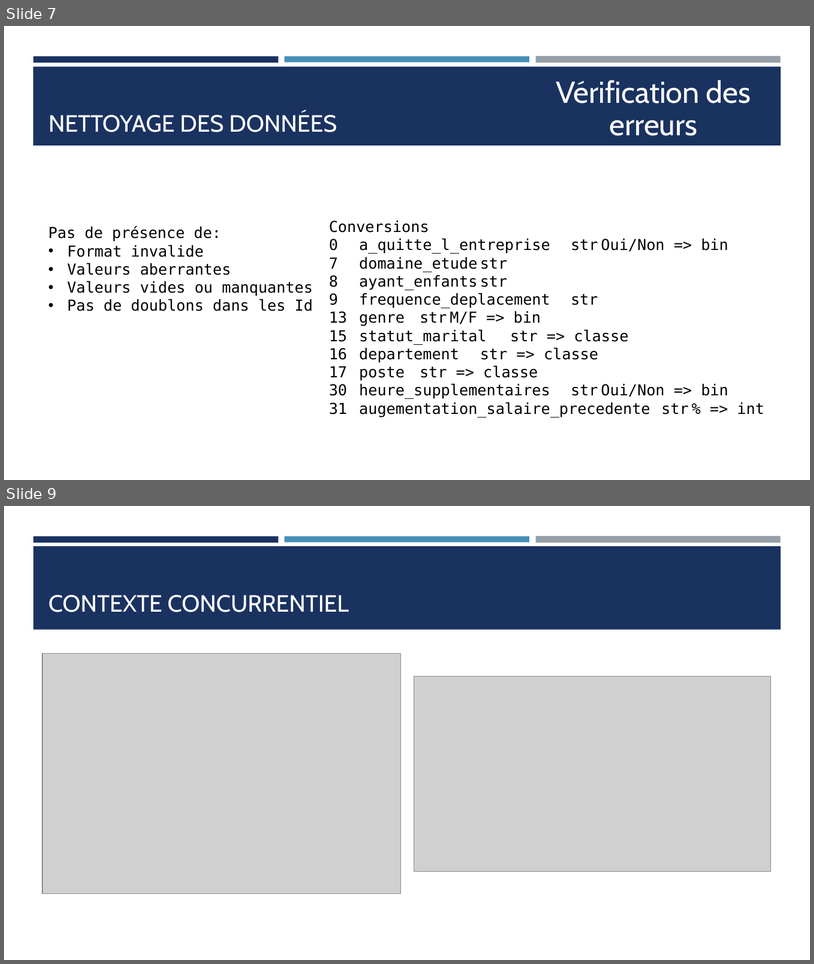
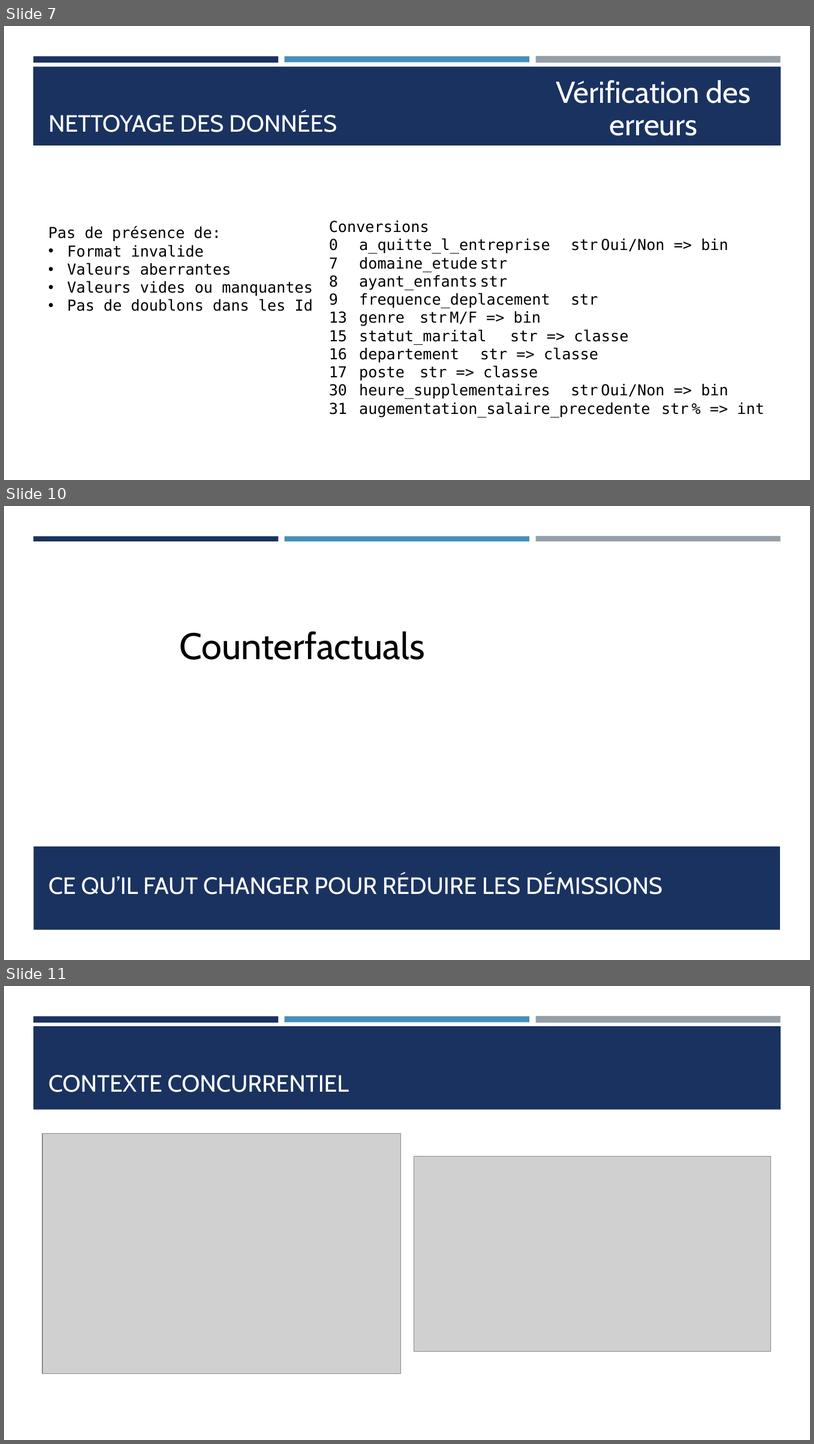
Before and after one commit to Ace4teaM/OCR-NovaTech, a slide deck: Presentation.pptx. Shown one above the other, each under a label of ours: slides 7 and 9 before the commit, slides 7, 10 and 11 after it; the slides between them are not shown. The pictures are 814x964 and 814x1444 pixels, drawn with LibreOffice and Linux fonts; fonts in the diff are those of the drawing; grey boxes stand for pictures. Boxes give left, top, right and bottom in pixels: in the first picture for what was removed or moved away, otherwise in the second. Text is boxed around its words. In the diff, an @@ line names an element or a change of style, - is before the commit and + after.

```diff
--- a/Presentation.pptx
+++ b/Presentation.pptx
@@ slide 10 added at [4,506,810,960], background #FFFFFF; not listed: 3 template elements that a slide beside it also shows @@
@@ rectangle added at [4,541,810,960], fill #FFFFFF @@
@@ text added at [179,631,425,660], 44 pt, text #000000 @@
+Counterfactuals
@@ rectangle added at [33,846,781,930], fill #1A3260 @@
@@ title added at [48,874,663,894], 28 pt, text #FFFEFF @@
+CE QU’IL FAUT CHANGER POUR RÉDUIRE LES DÉMISSIONS
@@ what was slide 9 is now slide 11 @@
```
Also in this commit, not shown: 2 other slides added, 1 slide removed, 4 other files.
